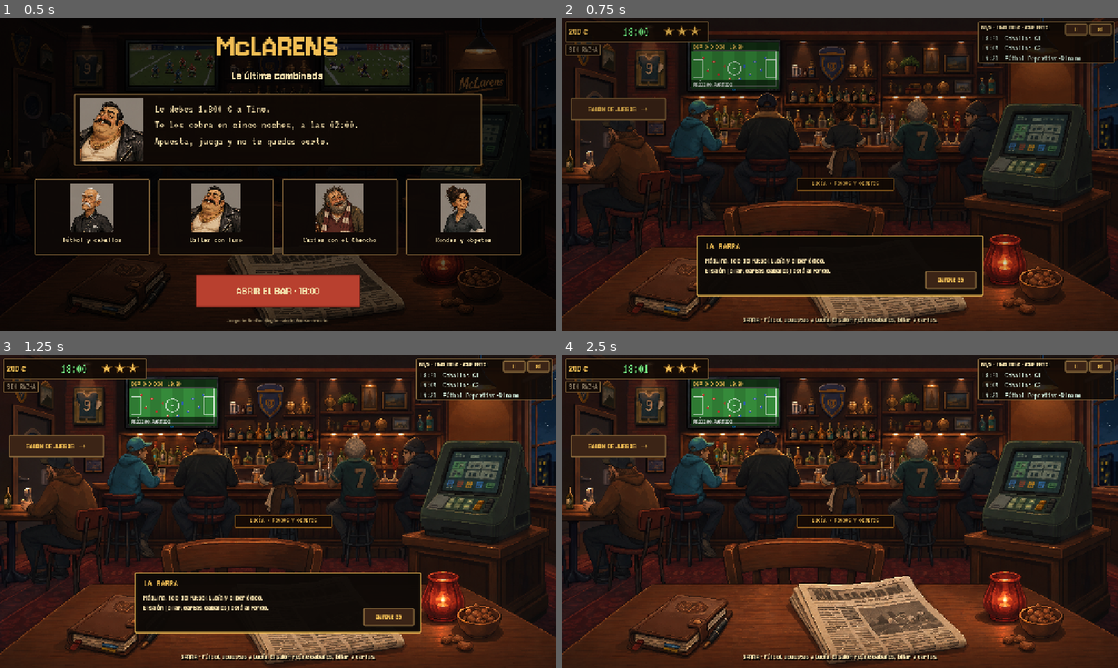
Above: before the commit, frames 1-4 (two rows, left to right).
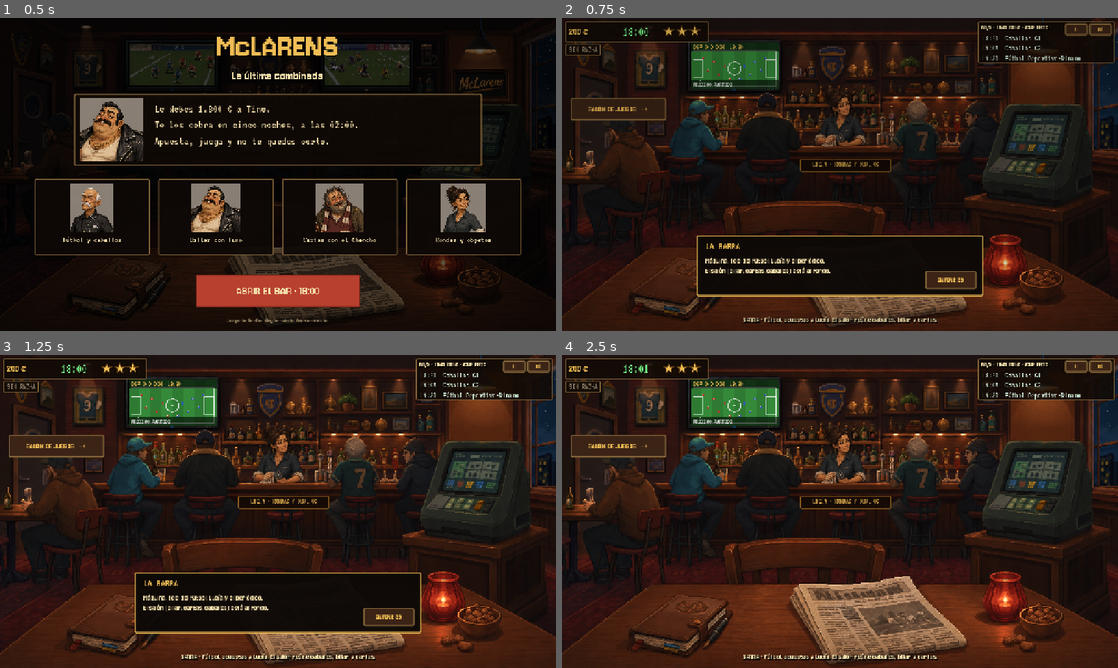
Above: after the commit, the same moments.

Repository: Roitxelo/MACLARENS
Game: Godot game, scene res://scenes/night.tscn
Two runs of this game, one before a commit and one after it. Both use one fixed random seed, a clock stepped at 60 frames per second and the inputs below.
Inputs (mouse positions are in pixels of both pictures, inside the frame that each line leads up to):
- Up to frame 1 (0.5 s): no input
- Up to frame 2 (0.75 s): click "ABRIR EL BAR · 18:00" at 0.5 s
- Up to frame 3 (1.25 s): no input
- Up to frame 4 (2.5 s): click (734, 401) at 1.27 s; click "VOLVER AL BAR" at 2 s

Frame 1 is identical in both runs. In frame 2, 3.3% of the frame differs, in the area x 0-100%, y 0-97%; in frame 3, 4.5%; in frame 4, 5.5%, in the area x 0-100%, y 0-98%.

Commit message:
art: coloca a Lucía detrás de la barra
Co-Authored-By: Codex <noreply@openai.com>

Diff:
--- a/game/ui/screens/bar_screen.gd
+++ b/game/ui/screens/bar_screen.gd
@@ -2,7 +2,7 @@
 
 ## El bar: centro de operaciones. Cada cosa apostable está en el escenario.
 
-const BAR := preload("res://assets/concept/mclarens_bar_zone_lucia_v3.png")
+const BAR := preload("res://assets/concept/mclarens_bar_zone_lucia_v4.png")
 const PitchTV := preload("res://ui/widgets/pitch_tv.gd")
 
 var main: Control
@@ -21,10 +21,10 @@
 	UIKit.hotspot(self, Rect2(965, 200, 270, 230), "Máquina de apuestas").pressed.connect(func(): main.go("machine"))
 	UIKit.hotspot(self, Rect2(525, 505, 410, 175), "Diario Gol Local · cartelera").pressed.connect(func(): main.go("paper"))
 	UIKit.hotspot(self, Rect2(150, 530, 250, 150), "Tu libreta · gente, objetos y racha").pressed.connect(func(): main.go("notebook"))
-	UIKit.hotspot(self, Rect2(580, 178, 145, 188), "Lucía · Rondas y objetos").pressed.connect(func(): main.go("shop"))
+	UIKit.hotspot(self, Rect2(580, 150, 170, 170), "Lucía · Rondas y objetos").pressed.connect(func(): main.go("shop"))
 	var lucia_tag := UIKit.label("LUCÍA · RONDAS Y OBJETOS", 16, UIKit.GOLD, true)
 	lucia_tag.add_theme_stylebox_override("normal", UIKit.box(Color(0.08, 0.04, 0.02, 0.9), Color("#8a5a1c"), 2, 3, 8))
-	UIKit.place(lucia_tag, Rect2(540, 368, 225, 30))
+	UIKit.place(lucia_tag, Rect2(548, 324, 210, 30))
 	lucia_tag.horizontal_alignment = HORIZONTAL_ALIGNMENT_CENTER
 	add_child(lucia_tag)
 
Binary file removed: game/assets/concept/mclarens_bar_zone_lucia_v3.png
Binary file added: game/assets/concept/mclarens_bar_zone_lucia_v4.png
Not shown, changed: game/assets/concept/mclarens_bar_zone_lucia_v4.png.import
